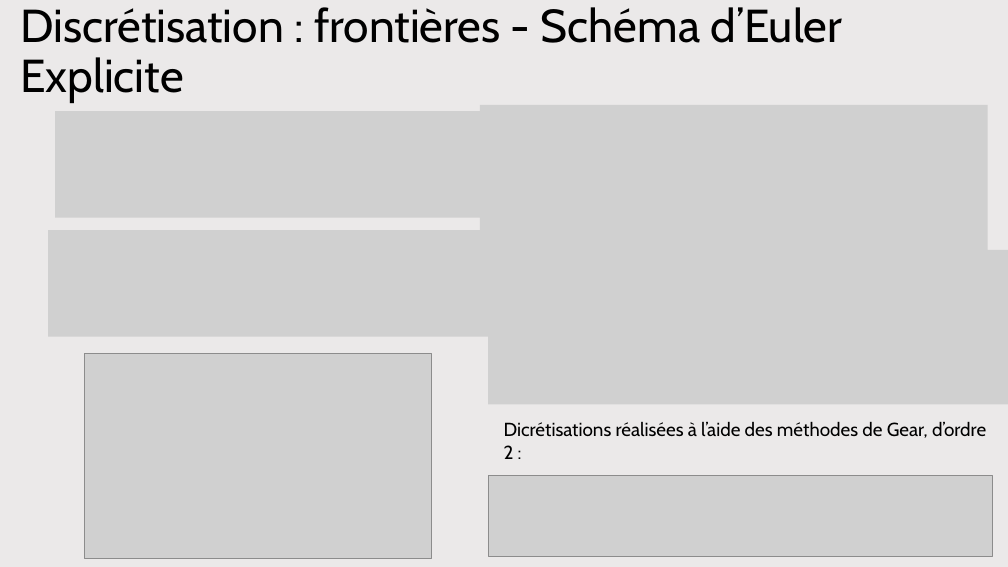
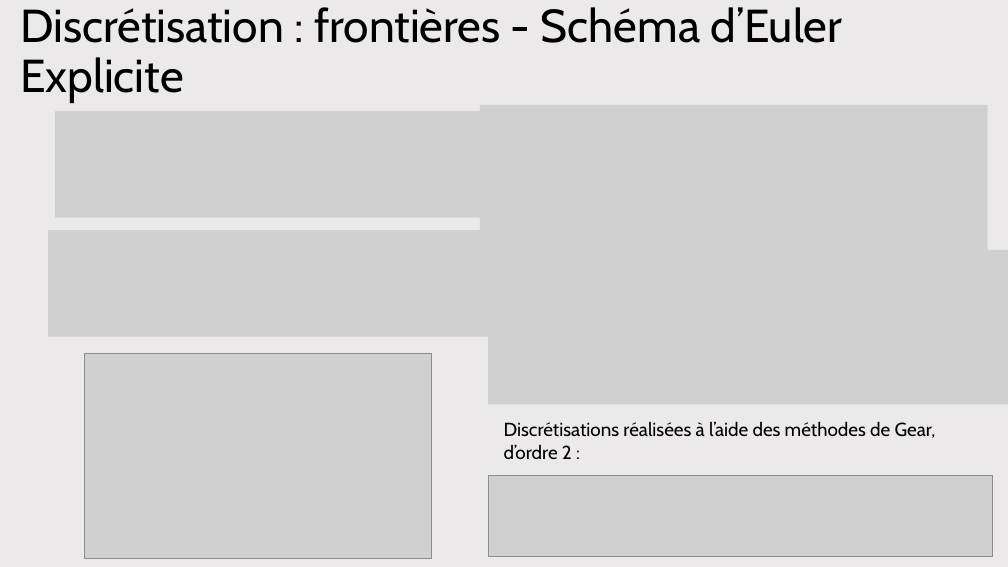
Before and after one commit to antoine-pt/MEC8211, a slide deck: slide 6 of projet_final/projet_final/MEC8211-Projet-final-Presentation.pptx. Drawn at 1008x567 pixels with LibreOffice and Linux fonts; fonts in the diff are those of the drawing; grey boxes stand for pictures. Boxes give left, top, right and bottom in pixels: in the first picture for what was removed or moved away, otherwise in the second. Text is boxed around its words. In the diff, an @@ line names an element or a change of style, - is before the commit and + after.

```diff
--- a/projet_final/projet_final/MEC8211-Projet-final-Presentation.pptx
+++ b/projet_final/projet_final/MEC8211-Projet-final-Presentation.pptx
@@ text at (x1=504, y1=422, x2=936, y2=459): text changed @@
-Dicrétisations réalisées à l’aide des méthodes de Gear, d’ordre 2 :
+Discrétisations réalisées à l’aide des méthodes de Gear, d’ordre 2 :
```
